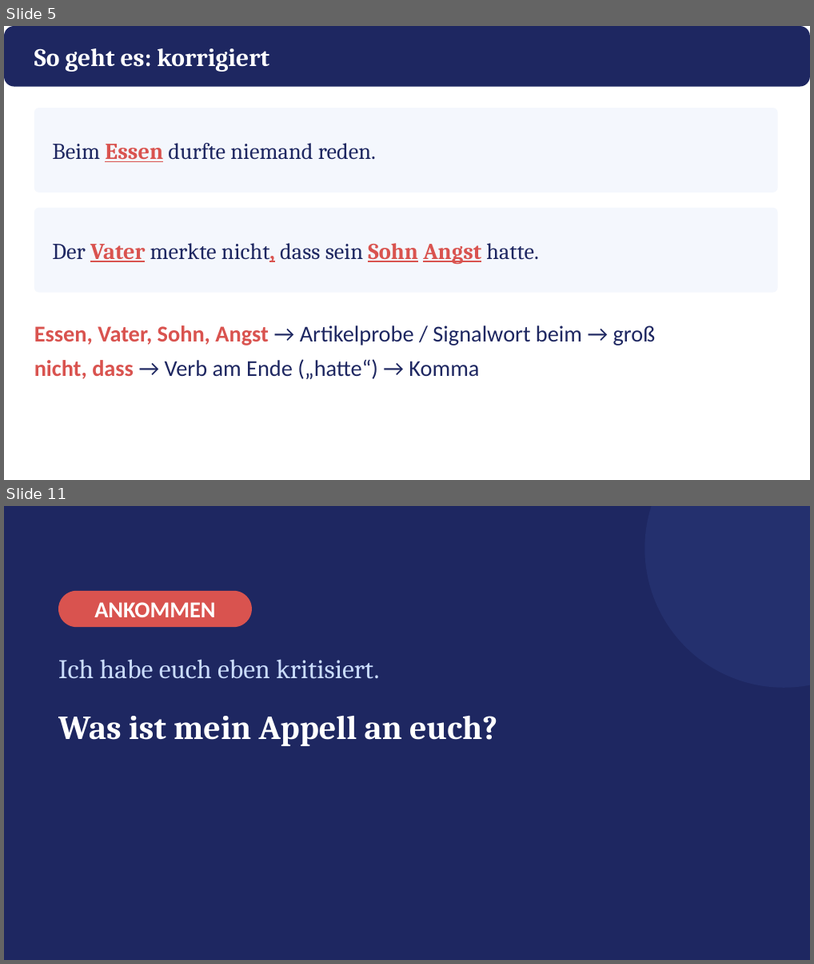
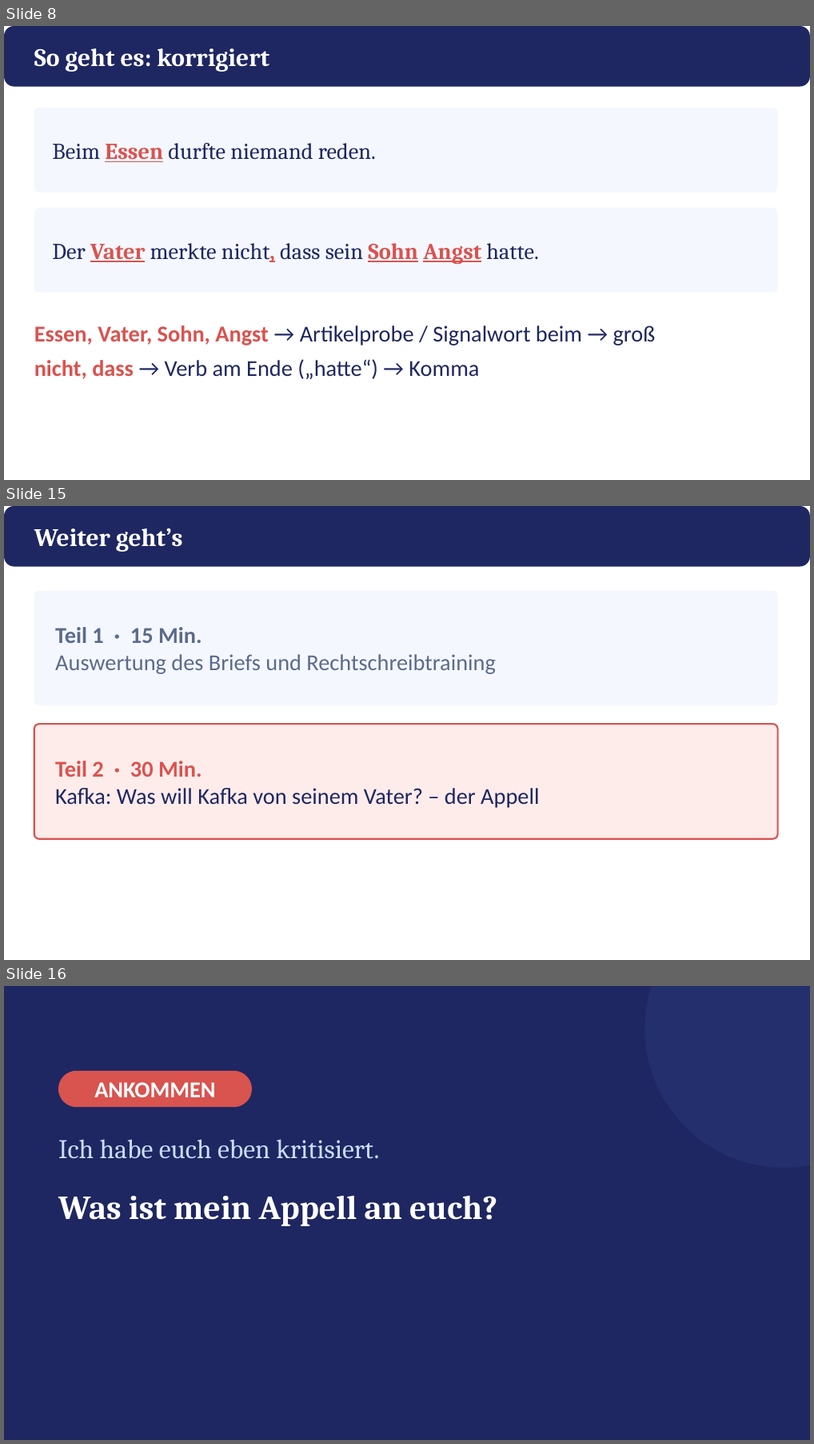
Before and after one commit to golzkonstantin-gif/Schule, a slide deck: Deutsch_11/Kafka_Appell/Praesentation_Kafkas_Appell.pptx. Shown one above the other, each under a label of ours: slides 5 and 11 before the commit, slides 8, 15 and 16 after it; the slides between them are not shown. The pictures are 814x964 and 814x1444 pixels, drawn with LibreOffice and Linux fonts; fonts in the diff are those of the drawing. Boxes give left, top, right and bottom in pixels: in the first picture for what was removed or moved away, otherwise in the second. Text is boxed around its words. In the diff, an @@ line names an element or a change of style, - is before the commit and + after.

```diff
--- a/Deutsch_11/Kafka_Appell/Praesentation_Kafkas_Appell.pptx
+++ b/Deutsch_11/Kafka_Appell/Praesentation_Kafkas_Appell.pptx
@@ slide 15 added at bbox=[4, 506, 810, 960], background #FFFFFF @@
@@ rounded rectangle added at bbox=[4, 506, 810, 567], fill #1E2761 @@
@@ text added at bbox=[34, 528, 183, 552], 30 pt, text #FFFFFF, bold @@
+Weiter geht’s
@@ rounded rectangle added at bbox=[34, 591, 778, 706], fill #F4F7FD @@
@@ text added at bbox=[55, 627, 495, 674], 27 pt, text #5B6B8C @@
+Teil 1 · 15 Min.
+Auswertung des Briefs und Rechtschreibtraining
@@ rounded rectangle added at bbox=[34, 724, 778, 839], fill #FDECEA, outline #D9534F 2 pt @@
@@ text added at bbox=[55, 760, 539, 808], 27 pt, text #1E2761 @@
+Teil 2 · 30 Min.
+Kafka: Was will Kafka von seinem Vater? – der Appell
@@ what was slide 5 is now slide 8 @@
@@ what was slide 11 is now slide 16 @@
```
Also in this commit, not shown: 6 slides changed, 5 other slides added, 1 slide removed, 15 other files.
